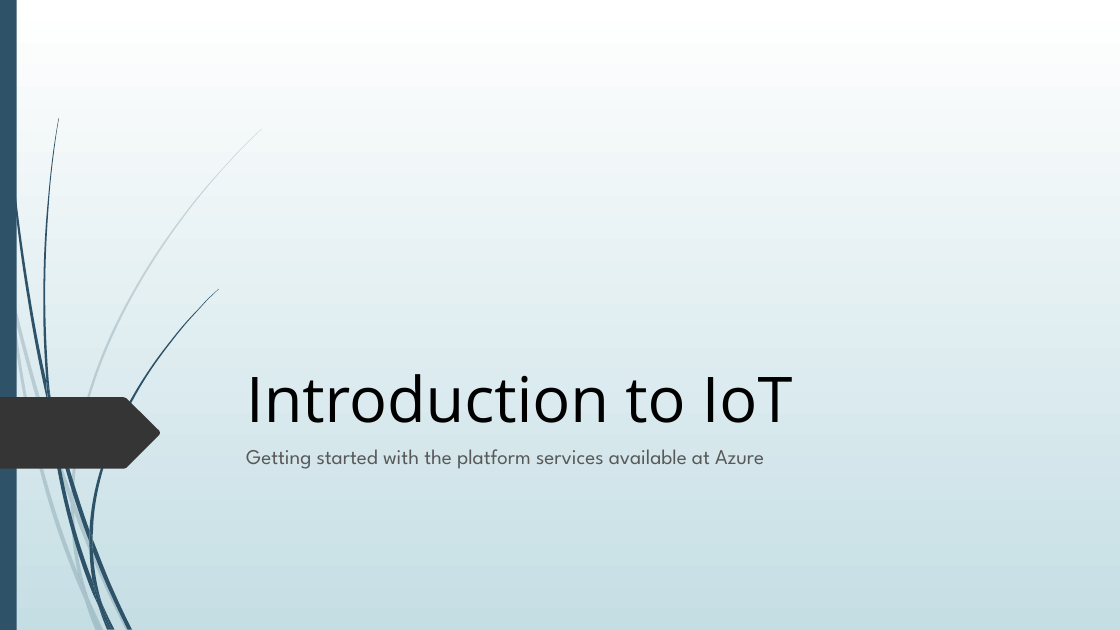
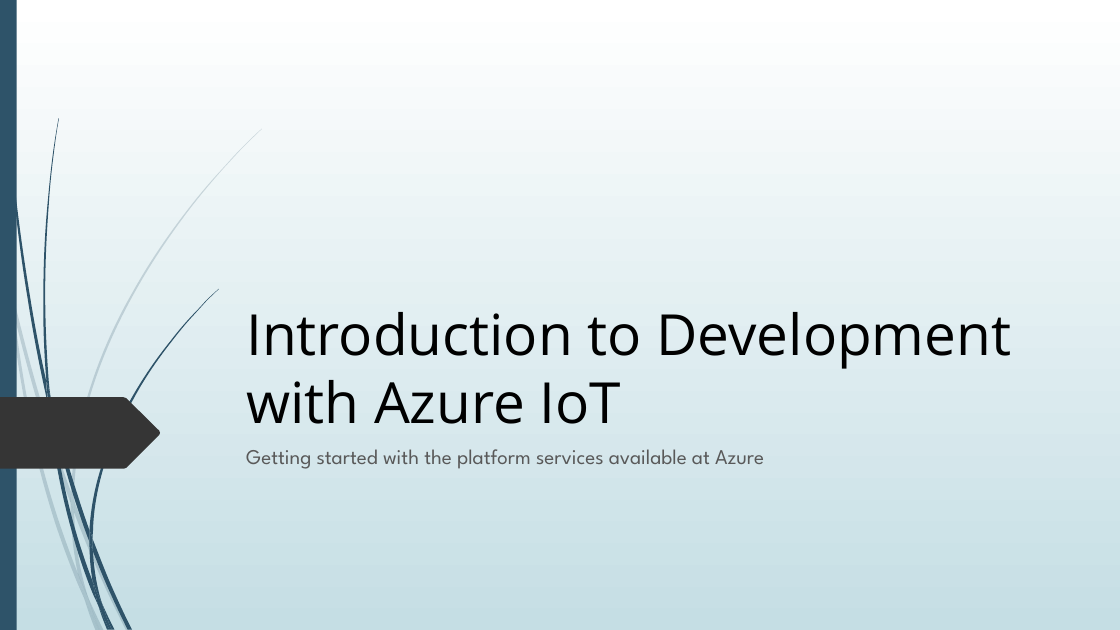
Before and after one commit to blgorman/IntroToIoT, a slide deck: slide 1 of IntroductionToIoT.pptx. Drawn at 1120x630 pixels with LibreOffice and Linux fonts; fonts in the diff are those of the drawing. Boxes give left, top, right and bottom in pixels: in the first picture for what was removed or moved away, otherwise in the second. Text is boxed around its words. In the diff, an @@ line names an element or a change of style, - is before the commit and + after.

```diff
--- a/IntroductionToIoT.pptx
+++ b/IntroductionToIoT.pptx
@@ title at <box>246,312,1012,424</box>: text changed; size 54 to 48.6 pt @@
-Introduction to IoT
+Introduction to Development with Azure IoT
```
Also in this commit, not shown: 4 other slides changed, 5 slides added, 2 other files.
